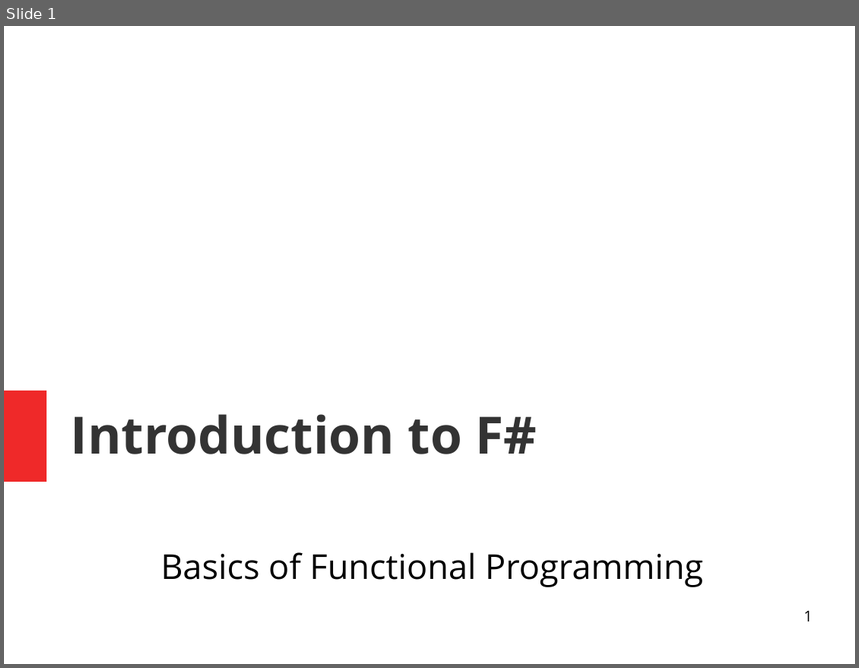
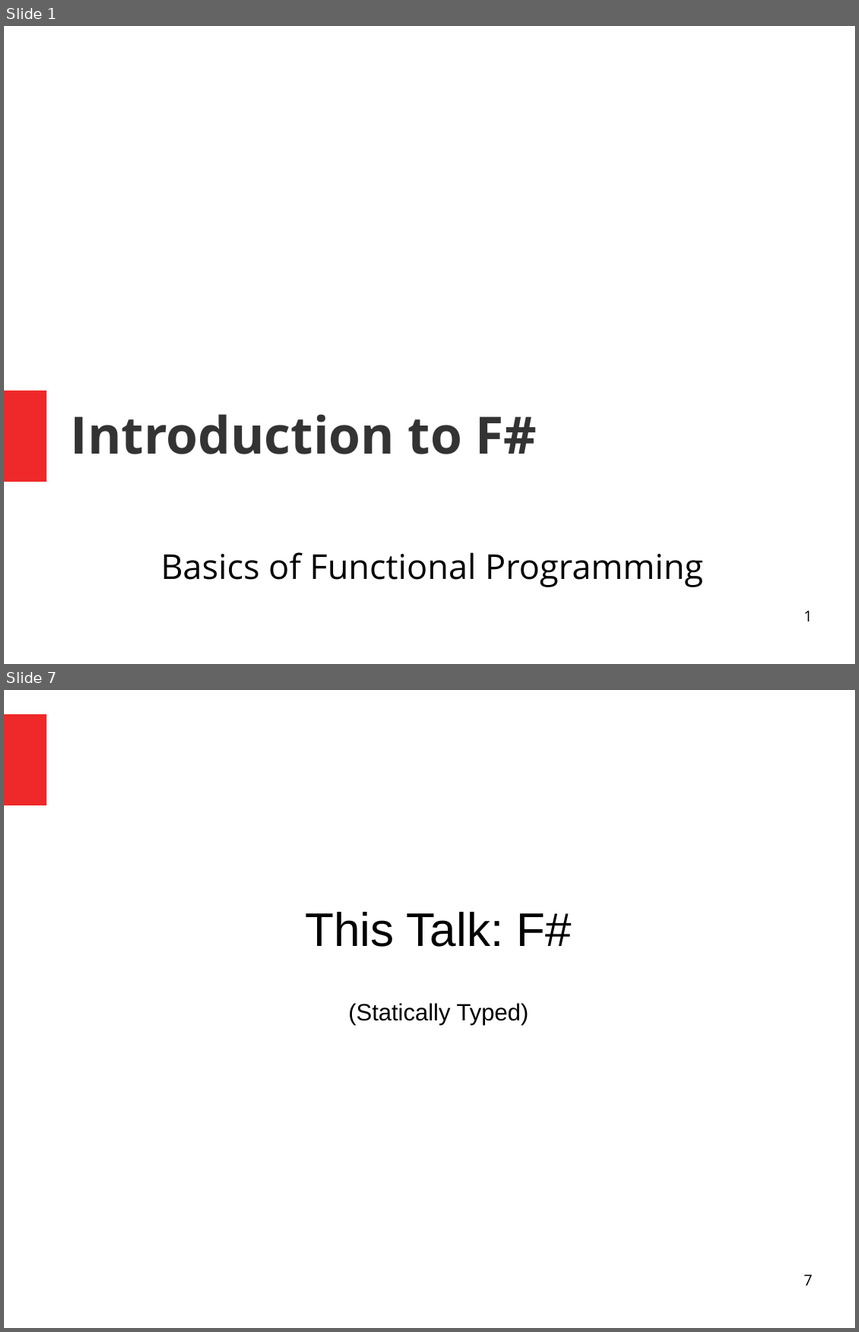
Before and after one commit to ChangHaiBin/FSharpPowerPoint, a slide deck: FSharp Talk.odp. Shown one above the other, each under a label of ours: slide 1 before the commit, slides 1 and 7 after it; the slides between them are not shown. The pictures are 859x668 and 859x1332 pixels, drawn with LibreOffice and Linux fonts; fonts in the diff are those of the drawing. Boxes give left, top, right and bottom in pixels: in the first picture for what was removed or moved away, otherwise in the second. Text is boxed around its words. In the diff, an @@ line names an element or a change of style, - is before the commit and + after.

```diff
--- a/FSharp Talk.odp
+++ b/FSharp Talk.odp
@@ slide 7 added at (x1=4, y1=690, x2=855, y2=1328), background #FFFFFF @@
@@ rectangle added at (x1=4, y1=714, x2=47, y2=805), fill #EF2929 @@
@@ subtitle added at (x1=305, y1=912, x2=572, y2=1025), 22 pt, text #000000 @@
+This Talk: F#
+(Statically Typed)
@@ page number added at (x1=804, y1=1275, x2=813, y2=1286), 14 pt, text #000000 @@
+7
```
Also in this commit, not shown: 2 slides changed, 21 other slides added.
